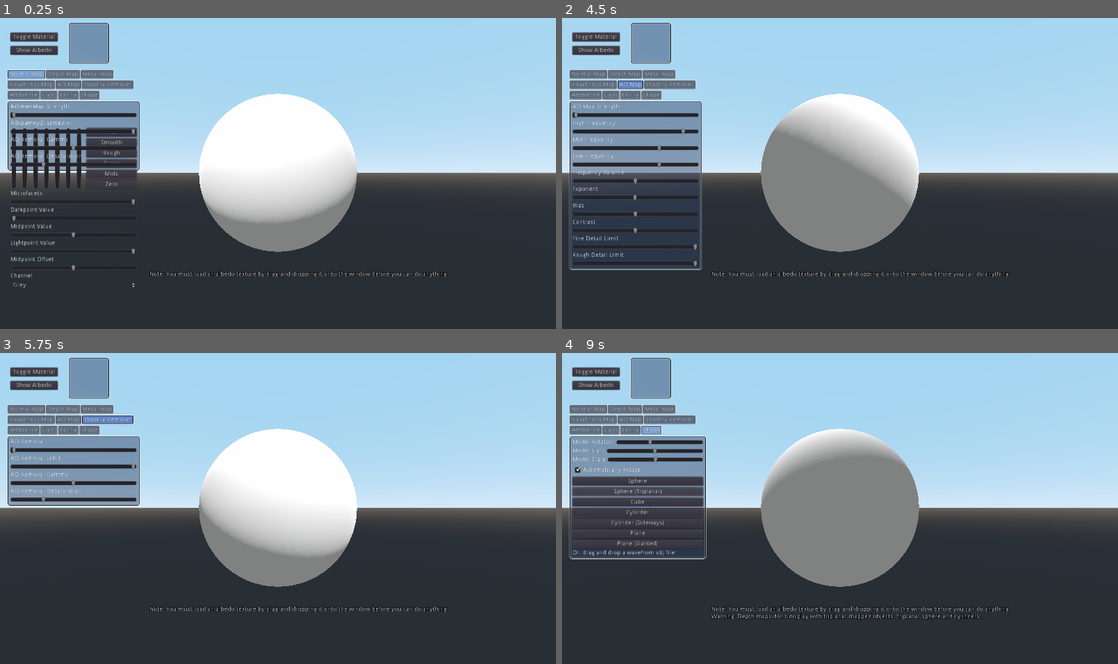
Above: before the commit, frames 1-4 (two rows, left to right).
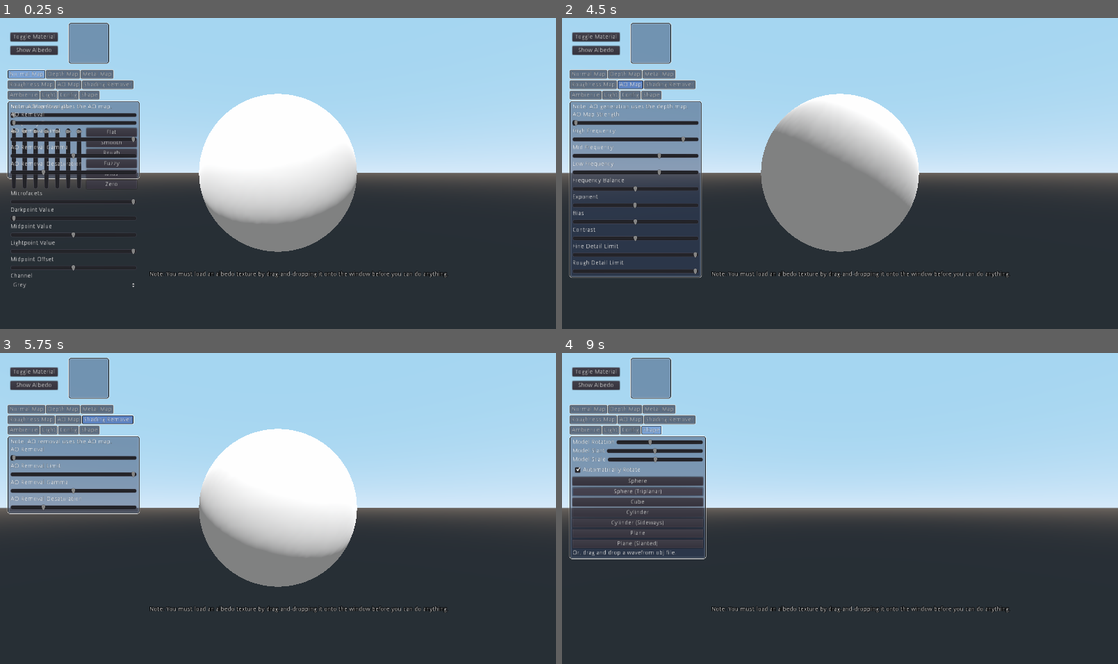
Above: after the commit, the same moments.

Repository: wareya/Material-Basher
Game: Godot game, scene res://Scene.tscn
The game is run twice, just before and just after one commit, with the same random seed, the same clock (stepped at 60 frames per second) and the same inputs. A sky picture missing from this copy of the repository is replaced by a grey-blue gradient.
Inputs:
- Up to frame 1 (0.25 s): no input
- Up to frame 2 (4.5 s): click "Normal Map" at 0.5 s; click "Normal Map" at 1.25 s; click "Depth Map" at 2 s; click "Metal Map" at 2.75 s; click "Roughness Map" at 3.5 s; click "AO Map" at 4.25 s
- Up to frame 3 (5.75 s): click "Shading Remover" at 5 s
- Up to frame 4 (9 s): click "Ambience" at 5.75 s; click "Light" at 6.5 s; click "Shape" at 7.25 s; click "Sphere" at 8 s; click "Sphere (Triplanar)" at 8.75 s

The runs differ from the first frame. In frame 1, 2.0% of the frame differs, in the area x 1-26%, y 27-52%; in frame 2, 5.6%; in frame 3, 2.8%; in frame 4, 12%, in the area x 26-76%, y 24-86%.

Commit message:
more ao remover improvements

Diff:
--- a/AORemover.gdshader
+++ b/AORemover.gdshader
@@ -14,15 +14,21 @@
 }
 
 void fragment() {
+    float ao_amp = min(1.0, ao_strength);
+    float ao_mix = max(1.0, ao_strength);
+
     vec3 orig_albedo_color = texture(albedo, UV).rgb;
     vec3 albedo_color = orig_albedo_color;
     float ao_color = texture(ao, UV).r;
     float real_ao_limit = clamp(ao_limit, 1.0/255.0, 254.0/255.0);
     ao_color = pow(ao_color, ao_gamma);
     ao_color = max(ao_color, 1.0 - real_ao_limit);
-    albedo_color = mix(albedo_color, albedo_color/vec3(ao_color), ao_strength);
+    ao_color = mix(1.0, ao_color, ao_amp);
+    albedo_color = mix(albedo_color, albedo_color/vec3(ao_color), ao_mix);
     vec3 grey = vec3(dot(albedo_color, vec3(1.0/3.0)));
-    float desat_amount = clamp((1.0-ao_color)*ao_desat*ao_strength, 0.0, 1.0);
+    float desat_basis = (1.0-ao_color);
+    desat_basis = sqrt(desat_basis);
+    float desat_amount = clamp(desat_basis*ao_desat*ao_amp, 0.0, 1.0);
     albedo_color = mix(albedo_color, grey, desat_amount);
     ALBEDO = albedo_color;
 }
--- a/MaterialBasher.gd
+++ b/MaterialBasher.gd
@@ -24,10 +24,15 @@
 
 func set_uv_scale(scale : Vector3):
     mat_3d.uv1_scale = scale
-    mat_texture.set_shader_param("uv1_scale", scale)
+    mat_texture.set_shader_param("uv1_scale", mat_3d.uv1_scale)
+    mat_texture.set_shader_param("uv1_offset", mat_3d.uv1_offset)
 
 # Called when the node enters the scene tree for the first time.
 func _ready():
+    # TODO: settings for diffuse/specular model etc
+    # TODO: normal lighting removal
+    # TODO:
+
     $"3D/MeshHolder/Mesh".global_rotation.y += 1.5
 
     $"Tabs/Normal Map/OptionButton".add_item("Grey")
@@ -502,7 +507,9 @@
     var ao_gamma = read_range($"Tabs/Shading Remover/Slider3")
     var ao_desat = read_range($"Tabs/Shading Remover/Slider4")
 
-    ao_strength = ao_strength*ao_strength*30.0
+    ao_desat = ao_desat*ao_desat
+
+    ao_strength = ao_strength*ao_strength*16.0
 
     albedo_image_display = create_unlit_albedo_image(albedo_image, ao_image, normal_image, depth_image, ao_strength, ao_limit, ao_gamma*ao_gamma*4.0, ao_desat*4.0)
 
@@ -706,6 +713,8 @@
     if color_picking != "":
         update()
 
+    var current_tab = $Tabs.button_tabs[$Tabs.active_button]
+
     $"Warnings".text = ""
     if !normal_image:
         $"Warnings".text += "Note: You must load an albedo texture by drag-and-dropping it onto the window before you can do anything.\n"
@@ -721,8 +730,6 @@
 
     if zero_roughness_found:
         $"Warnings".text += "Warning: Unless you're creating materials for a raytracer, exactly zero roughness is ill-advised, because it will hide point light reflections.\n"
-
-    var current_tab = $Tabs.button_tabs[$Tabs.active_button]
 
     var next_texture = null
     if normal and current_tab == $"Tabs/Normal Map":
@@ -871,23 +878,16 @@
     $"3D/MeshHolder/Mesh".translation.y = 0
     $"3D/MeshHolder/Mesh".rotation.x = 0
     $"3D/MeshHolder/Mesh".scale = Vector3(1, 1, 1)
-    set_uv_scale(Vector3(3, 2, 2))
     mat_3d.uv1_triplanar = false
     mat_3d.uv1_triplanar_sharpness = 16.0
     mat_3d.uv1_offset = Vector3(0.0, 0.0, 0.0)
+    set_uv_scale(Vector3(3, 2, 2))
     var mesh = null
     if which == "sphere":
         mesh = SphereMesh.new()
         mesh.radial_segments = 256
         mesh.rings = 128
         set_uv_scale(Vector3(2, 1, 1))
-    elif which == "sphere triplanar":
-        mesh = SphereMesh.new()
-        mesh.radial_segments = 256
-        mesh.rings = 128
-        mat_3d.uv1_triplanar = true
-        set_uv_scale(Vector3(0.5, 0.5, 0.5))
-        mat_3d.uv1_offset = Vector3(0.5, 0.5, 0.5)
     elif which == "cube":
         mesh = CubeMesh.new()
         $"3D/MeshHolder/Mesh".scale *= 0.7
@@ -896,18 +896,14 @@
         mesh.radial_segments = 256
         mesh.rings = 0
         $"3D/MeshHolder/Mesh".scale *= 0.7
-        mat_3d.uv1_triplanar = true
-        set_uv_scale(Vector3(0.5, 0.5, 0.5))
-        mat_3d.uv1_offset = Vector3(0.5, 0.5, 0.5)
+        set_uv_scale(Vector3(1, 1, 1))
     elif which == "sideways cylinder":
         mesh = CylinderMesh.new()
         mesh.radial_segments = 256
         mesh.rings = 0
         $"3D/MeshHolder/Mesh".scale *= 0.7
         $"3D/MeshHolder/Mesh".rotation_degrees.x = 90
-        mat_3d.uv1_triplanar = true
-        set_uv_scale(Vector3(0.5, 0.5, 0.5))
-        mat_3d.uv1_offset = Vector3(0.5, 0.5, 0.5)
+        set_uv_scale(Vector3(1, 1, 1))
     elif which == "plane":
         mesh = CubeMesh.new()
         mesh.size.z = 0
--- a/Scene.tscn
+++ b/Scene.tscn
@@ -790,6 +790,11 @@
 margin_right = -8.0
 margin_bottom = 103.0
 
+[node name="Label11" type="Label" parent="Tabs/AO Map"]
+margin_right = 40.0
+margin_bottom = 14.0
+text = "Note: AO generation uses the depth map."
+
 [node name="Label" type="Label" parent="Tabs/AO Map"]
 margin_right = 275.0
 margin_bottom = 14.0
@@ -945,60 +950,66 @@
 margin_right = 48.0
 margin_bottom = 80.0
 
+[node name="Label12" type="Label" parent="Tabs/Shading Remover"]
+margin_right = 234.0
+margin_bottom = 14.0
+text = "Note: AO removal uses the AO map."
+
 [node name="Label" type="Label" parent="Tabs/Shading Remover"]
-margin_right = 165.0
-margin_bottom = 14.0
+margin_top = 18.0
+margin_right = 234.0
+margin_bottom = 32.0
 size_flags_horizontal = 5
 text = "AO Removal"
 
 [node name="Slider" type="HSlider" parent="Tabs/Shading Remover"]
-margin_top = 18.0
-margin_right = 165.0
-margin_bottom = 34.0
+margin_top = 36.0
+margin_right = 234.0
+margin_bottom = 52.0
 size_flags_horizontal = 3
 size_flags_vertical = 1
 
 [node name="Label2" type="Label" parent="Tabs/Shading Remover"]
-margin_top = 38.0
-margin_right = 165.0
-margin_bottom = 52.0
+margin_top = 56.0
+margin_right = 234.0
+margin_bottom = 70.0
 size_flags_horizontal = 5
 text = "AO Removal Limit"
 
 [node name="Slider2" type="HSlider" parent="Tabs/Shading Remover"]
-margin_top = 56.0
-margin_right = 165.0
-margin_bottom = 72.0
+margin_top = 74.0
+margin_right = 234.0
+margin_bottom = 90.0
 size_flags_horizontal = 3
 size_flags_vertical = 1
 value = 100.0
 
 [node name="Label3" type="Label" parent="Tabs/Shading Remover"]
-margin_top = 76.0
-margin_right = 165.0
-margin_bottom = 90.0
+margin_top = 94.0
+margin_right = 234.0
+margin_bottom = 108.0
 size_flags_horizontal = 5
 text = "AO Removal Gamma"
 
 [node name="Slider3" type="HSlider" parent="Tabs/Shading Remover"]
-margin_top = 94.0
-margin_right = 165.0
-margin_bottom = 110.0
+margin_top = 112.0
+margin_right = 234.0
+margin_bottom = 128.0
 size_flags_horizontal = 3
 size_flags_vertical = 1
 value = 50.0
 
 [node name="Label4" type="Label" parent="Tabs/Shading Remover"]
-margin_top = 114.0
-margin_right = 165.0
-margin_bottom = 128.0
+margin_top = 132.0
+margin_right = 234.0
+margin_bottom = 146.0
 size_flags_horizontal = 5
 text = "AO Removal Desaturation"
 
 [node name="Slider4" type="HSlider" parent="Tabs/Shading Remover"]
-margin_top = 132.0
-margin_right = 165.0
-margin_bottom = 148.0
+margin_top = 150.0
+margin_right = 234.0
+margin_bottom = 166.0
 size_flags_horizontal = 3
 size_flags_vertical = 1
 value = 25.0
